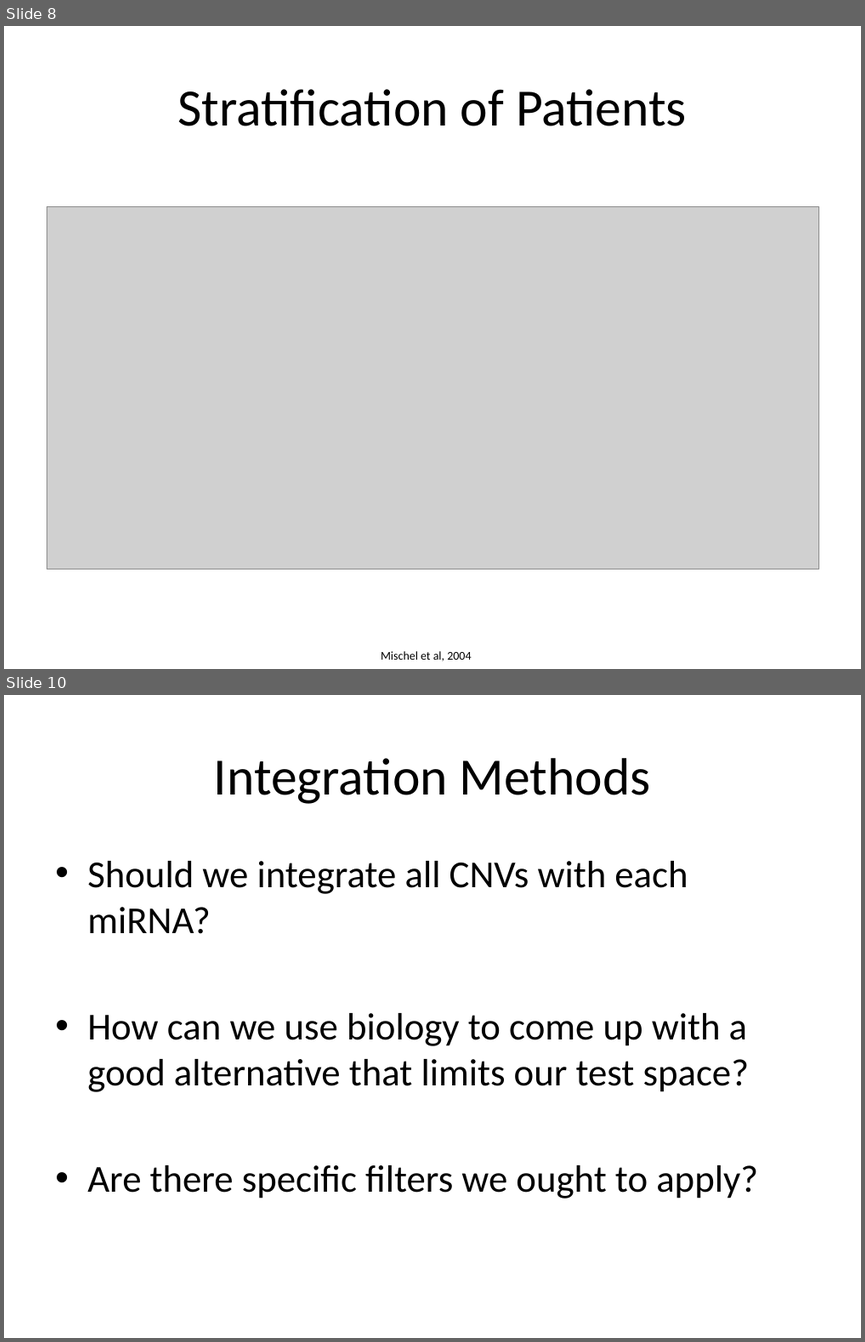
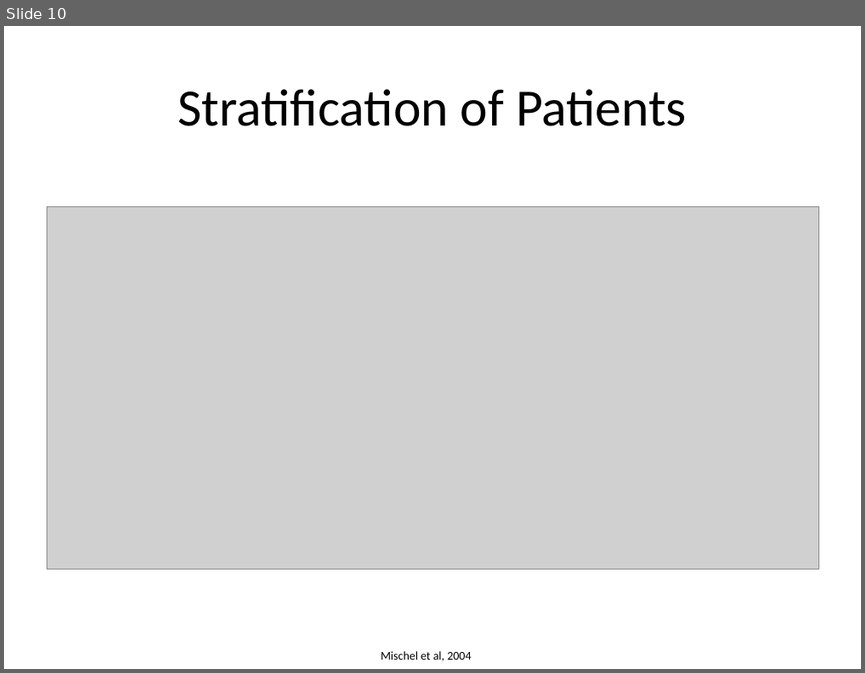
Before and after one commit to cplaisier/isbIntoSysBio, a slide deck: inferringBiologicallyMeaningfulRelationships.pptx. Shown one above the other, each under a label of ours: slides 8 and 10 before the commit, slide 10 after it; the slides between them are not shown. The pictures are 865x1342 and 865x673 pixels, drawn with LibreOffice and Linux fonts; fonts in the diff are those of the drawing; grey boxes stand for pictures. Boxes give left, top, right and bottom in pixels: in the first picture for what was removed or moved away, otherwise in the second. Text is boxed around its words. In the diff, an @@ line names an element or a change of style, - is before the commit and + after.

```diff
--- a/inferringBiologicallyMeaningfulRelationships.pptx
+++ b/inferringBiologicallyMeaningfulRelationships.pptx
@@ slide 10 removed at bbox=[4, 695, 861, 1338], background #FFFFFF @@
@@ title removed at bbox=[214, 758, 651, 804] @@
-Integration Methods
@@ text removed at bbox=[87, 861, 758, 1198] @@
-• Should we integrate all CNVs with each miRNA?
-• How can we use biology to come up with a good alternative that limits our test space?
-• Are there specific filters we ought to apply?
@@ what was slide 8 is now slide 10 @@
```
Also in this commit, not shown: 46 slides added, 3 other slides removed, 9 other files.
